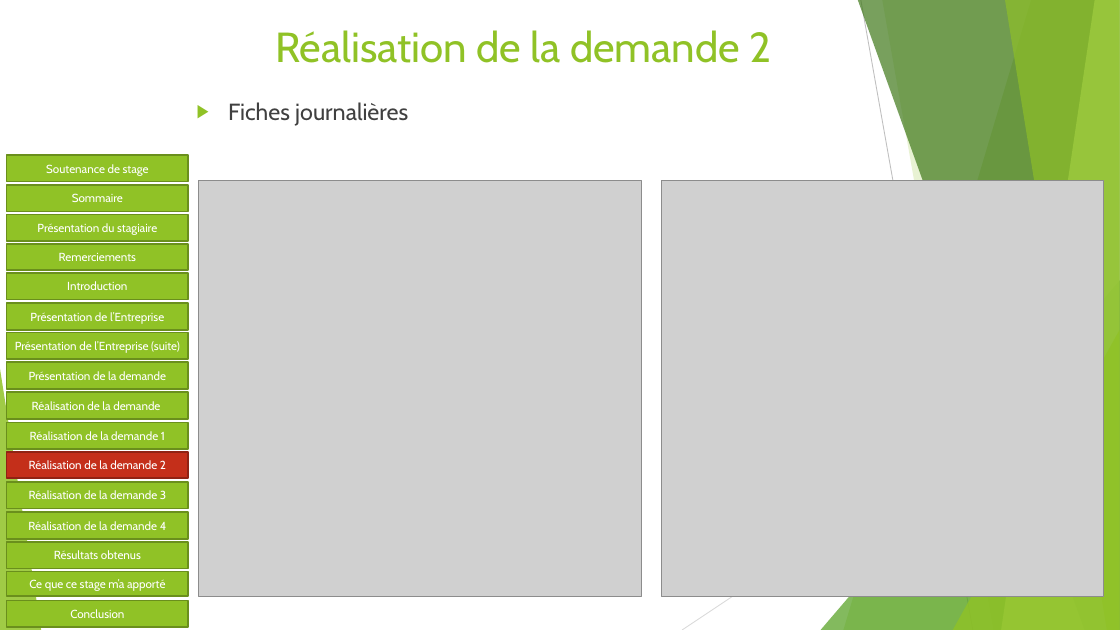
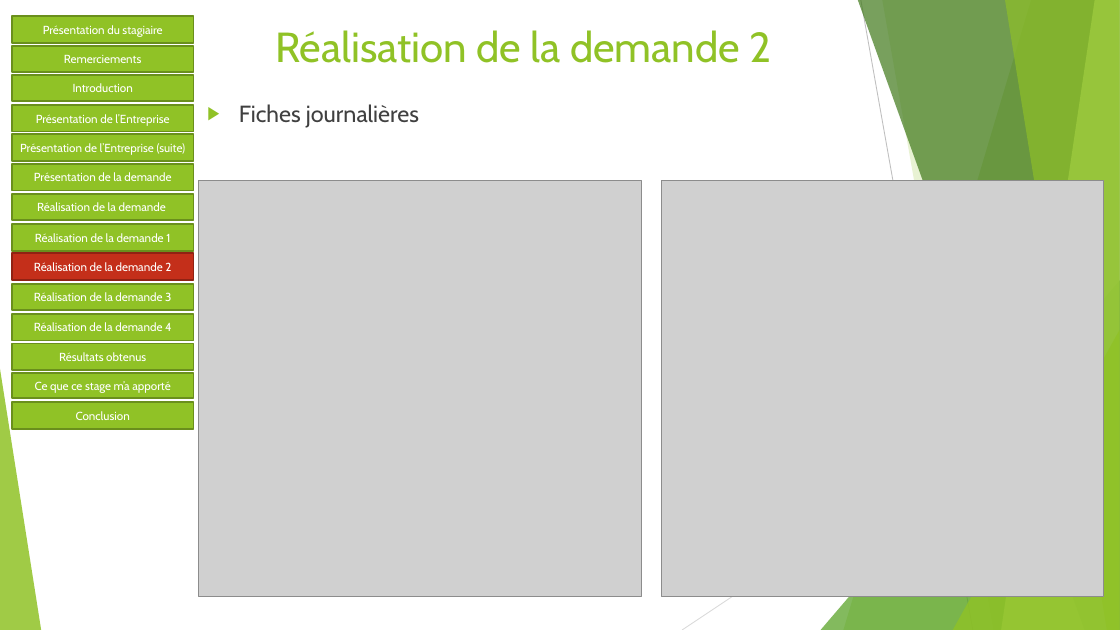
Before and after one commit to Sophie36/LASERSTORE, a slide deck: slide 11 of SOUTENANCE/Soutenance de stage.pptx. Drawn at 1120x630 pixels with LibreOffice and Linux fonts; fonts in the diff are those of the drawing; grey boxes stand for pictures. Boxes give left, top, right and bottom in pixels: in the first picture for what was removed or moved away, otherwise in the second. Text is boxed around its words. In the diff, an @@ line names an element or a change of style, - is before the commit and + after.

```diff
--- a/SOUTENANCE/Soutenance de stage.pptx
+++ b/SOUTENANCE/Soutenance de stage.pptx
@@ 14 rectangles: place and size @@
-14 rectangles at box(7, 214, 188, 628)
+14 rectangles at box(12, 16, 193, 429)
@@ text "Fiches journalières": place and size @@
-text "Fiches journalières" at box(228, 102, 408, 126)
+text "Fiches journalières" at box(239, 104, 419, 128)
@@ rectangle removed at box(7, 155, 188, 182) @@
-Soutenance de stage
@@ rectangle removed at box(7, 185, 188, 212) @@
-Sommaire
```
Also in this commit, not shown: 15 other slides changed.
